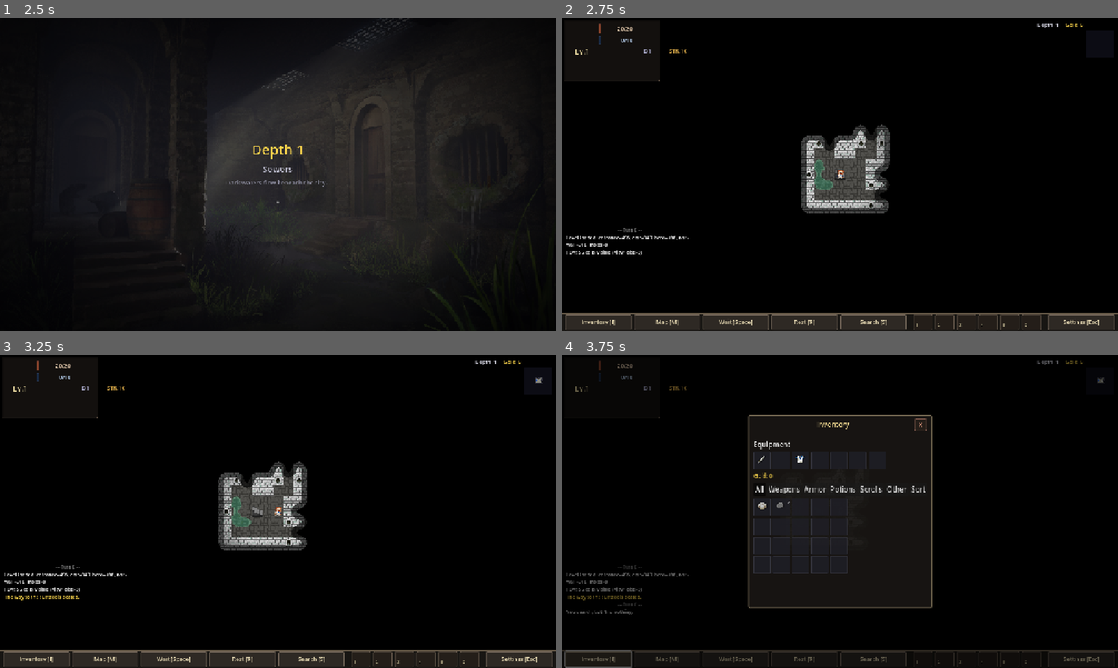
Above: before the commit, frames 1-4 (two rows, left to right).
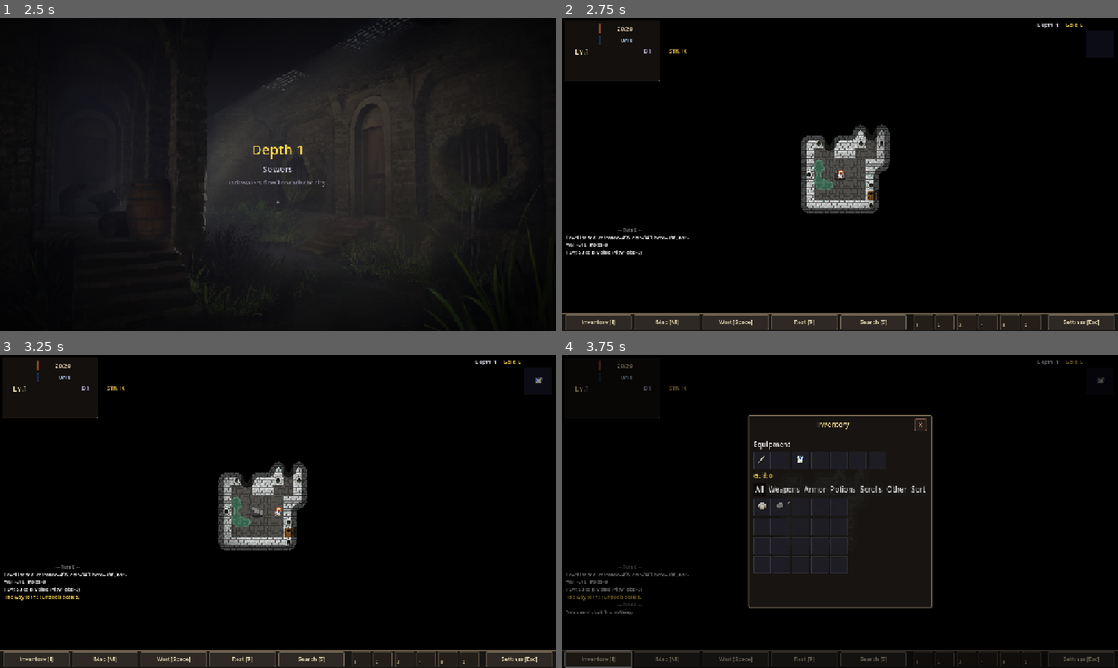
Above: after the commit, the same moments.

Repository: jvmisxn/jmo-pixel-dungeon
Game: Godot game, scene res://src/scenes/main_scene.tscn
The game is run twice, just before and just after one commit, with the same random seed, the same clock (stepped at 60 frames per second) and the same inputs.
Inputs (mouse positions are in pixels of both pictures, inside the frame that each line leads up to):
- Up to frame 1 (2.5 s): click "New Game" at 0.5 s; click "New Game" at 1.25 s; click "Start" at 2 s
- Up to frame 2 (2.75 s): no input
- Up to frame 3 (3.25 s): tap Enter at 2.75 s; move the mouse to (400, 495) at 2.77 s; hold Right from 2.78 s (still down); tap Tab at 2.85 s; click (400, 495) at 2.92 s; tap Space at 3.02 s
- Up to frame 4 (3.75 s): tap Space at 3.32 s; release Right at 3.5 s; click "Inventory [I]" at 3.5 s

Frame 1 is identical in both runs. In frame 2, 0.3% of the frame differs, in the area x 3-59%, y 50-75%; in frame 3, 0.3%; in frame 4, less than 0.1%.

Commit message:
Restore tunneled room doors

Diff:
--- a/src/levels/painters/standard_painter.gd
+++ b/src/levels/painters/standard_painter.gd
@@ -33,7 +33,7 @@
 # ---------------------------------------------------------------------------
 
 static func _carve_tunnels(level: Level) -> void:
-	var carved: Dictionary[int, bool] = {}  # Track which pairs we've already tunneled
+	var carved: Dictionary[String, bool] = {}  # Track which pairs we've already tunneled
 
 	for room: Room in level.rooms:
 		if room == null:
@@ -46,7 +46,7 @@
 			if room.is_connected_to(neighbor):
 				continue
 			# Skip if we already carved this pair
-			var pair_key: int = mini(room.get_instance_id(), neighbor.get_instance_id()) * 100000 + maxi(room.get_instance_id(), neighbor.get_instance_id())
+			var pair_key: String = _room_pair_key(room, neighbor)
 			if carved.has(pair_key):
 				continue
 			carved[pair_key] = true
@@ -57,18 +57,37 @@
 
 			Builder.build_tunnel(level, from_pos, to_pos)
 
-			# Secret rooms need an actual hidden entrance tile, not just a carved opening.
-			# Direct `connected` rooms already paint their own doors, but `neighbors`
-			# only get tunnel carving, so without this secret rooms become open passages.
-			if room.type == Room.Type.SECRET:
-				level.set_terrain(from_pos, ConstantsData.Terrain.SECRET_DOOR)
-			if neighbor.type == Room.Type.SECRET:
-				level.set_terrain(to_pos, ConstantsData.Terrain.SECRET_DOOR)
-
-			# NOTE: Doors are placed by each Room's paint() method using its
-			# `connected` dictionary. The tunnel just carves empty space between
-			# rooms. Do NOT place extra doors here — doing so creates orphan
-			# doors in walls that lead nowhere.
+			_place_tunnel_door(level, room, from_pos)
+			_place_tunnel_door(level, neighbor, to_pos)
+
+
+static func _room_pair_key(a: Room, b: Room) -> String:
+	var a_id: int = a.get_instance_id()
+	var b_id: int = b.get_instance_id()
+	return "%d:%d" % [mini(a_id, b_id), maxi(a_id, b_id)]
+
+
+static func _place_tunnel_door(level: Level, room: Room, pos: int) -> void:
+	if pos < 0 or pos >= Level.LEN:
+		return
+	if _has_adjacent_door(level, pos):
+		return
+	var terrain: int = _tunnel_door_terrain(room)
+	if terrain < 0:
+		return
+	if not _is_valid_doorframe(level, pos):
+		return
+	level.set_terrain(pos, terrain)
+
+
+static func _tunnel_door_terrain(room: Room) -> int:
+	if room.type == Room.Type.SECRET:
+		return ConstantsData.Terrain.SECRET_DOOR
+	if room is CrystalVaultRoom:
+		return ConstantsData.Terrain.CRYSTAL_DOOR
+	if room is VaultRoom or room is ArmoryRoom:
+		return ConstantsData.Terrain.LOCKED_DOOR
+	return ConstantsData.Terrain.DOOR
 
 ## Check if the position forms a valid doorframe — walls on two opposite sides
 ## (N+S or E+W). A door with open space on 3 sides is pointless.
--- /dev/null
+++ b/tests/cases/test_level_generation_doors.gd
@@ -0,0 +1,66 @@
+extends RefCounted
+
+func _make_level() -> Level:
+	var level := Level.new()
+	level._init_arrays()
+	return level
+
+func _make_standard(left: int, top: int, right: int, bottom: int) -> StandardRoom:
+	var room := StandardRoom.new()
+	room.left = left
+	room.top = top
+	room.right = right
+	room.bottom = bottom
+	return room
+
+func _set_room_bounds(room: Room, left: int, top: int, right: int, bottom: int) -> Room:
+	room.left = left
+	room.top = top
+	room.right = right
+	room.bottom = bottom
+	return room
+
+func _paint_pair(left_room: Room, right_room: Room) -> Level:
+	var level: Level = _make_level()
+	left_room.neighbors.append(right_room)
+	right_room.neighbors.append(left_room)
+	level.rooms = [left_room, right_room]
+	StandardPainter.paint_level(level)
+	return level
+
+func _terrain_at(level: Level, x: int, y: int) -> int:
+	return level.terrain_at(ConstantsData.xy_to_pos(x, y))
+
+func run(t: Object) -> void:
+	var standard: StandardRoom = _make_standard(5, 5, 9, 9)
+	var vault: VaultRoom = _set_room_bounds(VaultRoom.new(), 12, 5, 16, 9) as VaultRoom
+	var vault_level: Level = _paint_pair(standard, vault)
+	t.check(
+		_terrain_at(vault_level, 9, 7) == ConstantsData.Terrain.DOOR,
+		"neighbor tunnels place a normal door at the standard-room mouth"
+	)
+	t.check(
+		_terrain_at(vault_level, 12, 7) == ConstantsData.Terrain.LOCKED_DOOR,
+		"neighbor tunnels preserve locked vault entrances"
+	)
+	t.check(
+		_terrain_at(vault_level, 10, 7) == ConstantsData.Terrain.EMPTY
+			and _terrain_at(vault_level, 11, 7) == ConstantsData.Terrain.EMPTY,
+		"neighbor tunnel keeps the corridor between room doors open"
+	)
+
+	var crystal_standard: StandardRoom = _make_standard(5, 12, 9, 16)
+	var crystal: CrystalVaultRoom = _set_room_bounds(CrystalVaultRoom.new(), 12, 12, 16, 16) as CrystalVaultRoom
+	var crystal_level: Level = _paint_pair(crystal_standard, crystal)
+	t.check(
+		_terrain_at(crystal_level, 12, 14) == ConstantsData.Terrain.CRYSTAL_DOOR,
+		"neighbor tunnels preserve crystal vault doors"
+	)
+
+	var secret_standard: StandardRoom = _make_standard(20, 5, 24, 9)
+	var secret: SecretRoom = _set_room_bounds(SecretRoom.new(), 27, 5, 31, 9) as SecretRoom
+	var secret_level: Level = _paint_pair(secret_standard, secret)
+	t.check(
+		_terrain_at(secret_level, 27, 7) == ConstantsData.Terrain.SECRET_DOOR,
+		"neighbor tunnels preserve secret-room entrances"
+	)
--- a/tests/run_tests.gd
+++ b/tests/run_tests.gd
@@ -50,6 +50,7 @@
 	"res://tests/cases/test_speed_modifiers.gd",
 	"res://tests/cases/test_blobs.gd",
 	"res://tests/cases/test_mob_spawn_positions.gd",
+	"res://tests/cases/test_level_generation_doors.gd",
 	"res://tests/cases/test_mimic_loot.gd",
 	"res://tests/cases/test_fury_damage.gd",
 	"res://tests/cases/test_damage_roll_distribution.gd",
Not shown, changed: docs/memory/change-log.md
